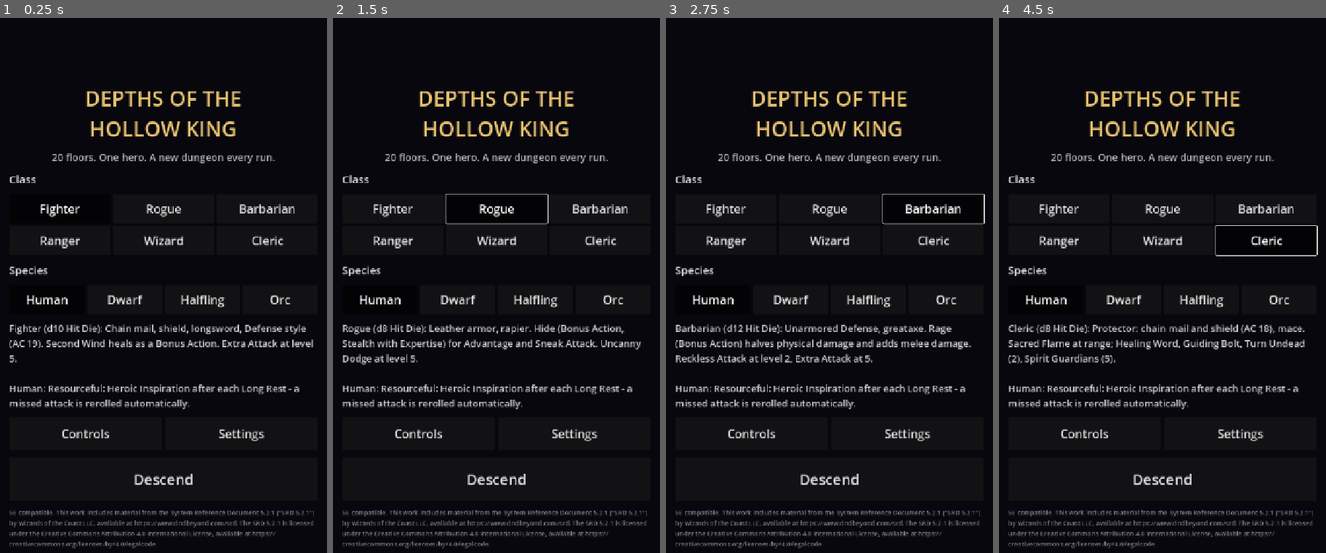
Above: before the commit, frames 1-4 (left to right).
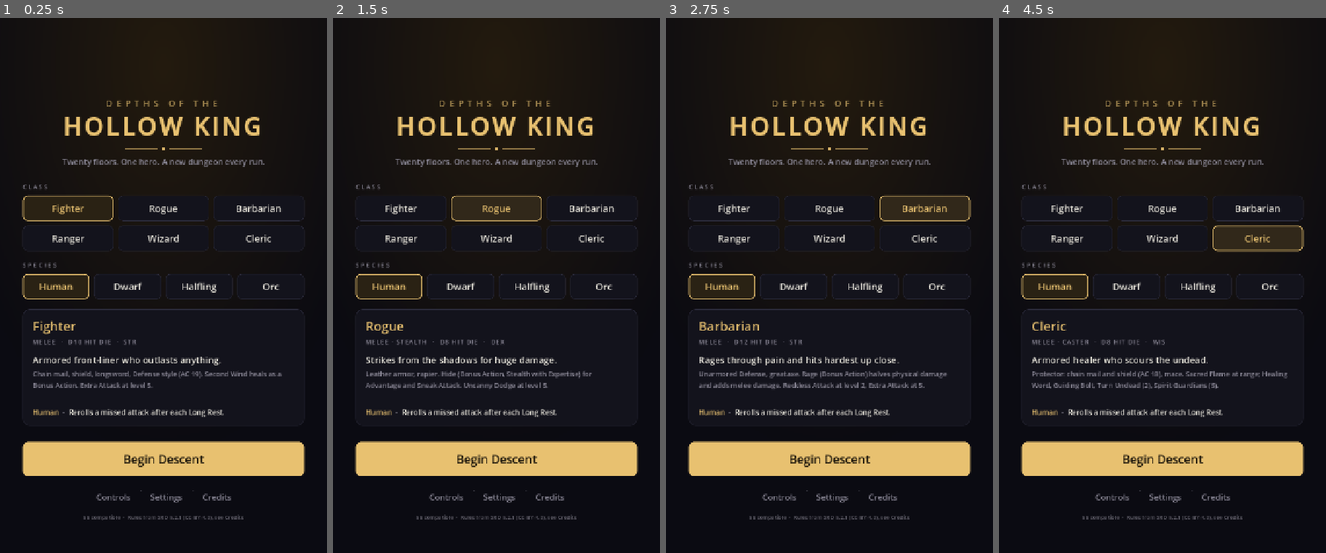
Above: after the commit, the same moments.

Repository: jlyle/hollow-king
Game: Godot game, scene res://scenes/main.tscn
Same seed, same stepped clock (60 frames per second), same inputs: the game is played once before the commit and once after it.
Inputs:
- Up to frame 1 (0.25 s): no input
- Up to frame 2 (1.5 s): click "Fighter" at 0.5 s; click "Rogue" at 1.25 s
- Up to frame 3 (2.75 s): click "Barbarian" at 2 s
- Up to frame 4 (4.5 s): click "Ranger" at 2.75 s; click "Wizard" at 3.5 s; click "Cleric" at 4.25 s

The runs differ from the first frame. In frame 1, 22% of the frame differs, in the area x 2-96%, y 0-100%; in frame 2, 23%; in frame 3, 23%, in the area x 2-98%, y 0-100%; in frame 4, 23%.

Commit message:
R-18, D-11: redesign title screen; C-04 attribution moves to Credits
- Centred 620px column; gold-accent theme (rounded buttons, gold border on selected chips)
- Spaced title with ornament, uppercase section labels, warm radial background glow
- Class card: name, role/hit die/primary line, tagline, details, species line
- One gold primary button (Begin Descent / Continue); quiet Controls · Settings · Credits links
- Full SRD 5.2.1 attribution on a new Credits screen; one-line SRD note on title
- Desktop window opens phone-shaped (540x960)
- testing.html: ST-04/05/11/48 updated, ST-57/58 added

Co-Authored-By: Claude Opus 5.5 <noreply@anthropic.com>
Claude-Session: https://claude.ai/code/session_019fFyhXu1pJcYs3JJHabAbh

Diff:
--- a/project.godot
+++ b/project.godot
@@ -15,6 +15,8 @@
 
 window/size/viewport_width=720
 window/size/viewport_height=1280
+window/size/window_width_override=540
+window/size/window_height_override=960
 window/stretch/mode="canvas_items"
 window/stretch/aspect="expand"
 window/handheld/orientation=1
--- a/scripts/game_data.gd
+++ b/scripts/game_data.gd
@@ -17,36 +17,42 @@
 ## caster: casting ability ("" = none). slots: "full" | "half" | "". ranged: default long-range attack.
 const CLASSES := {
 	"Fighter": {
+		"tagline": "Armored front-liner who outlasts anything.", "role": "Melee",
 		"hit_die": 10, "primary": "str", "attack_ability": "str", "saves": ["str", "con"],
 		"scores": {"str": 17, "dex": 13, "con": 15, "int": 10, "wis": 12, "cha": 8},
 		"weapon": "Longsword", "dice": [1, 8], "caster": "", "slots": "", "ranged": "",
 		"desc": "Chain mail, shield, longsword, Defense style (AC 19). Second Wind heals as a Bonus Action. Extra Attack at level 5.",
 	},
 	"Rogue": {
+		"tagline": "Strikes from the shadows for huge damage.", "role": "Melee · Stealth",
 		"hit_die": 8, "primary": "dex", "attack_ability": "dex", "saves": ["dex", "int"],
 		"scores": {"str": 8, "dex": 17, "con": 15, "int": 13, "wis": 12, "cha": 10},
 		"weapon": "Rapier", "dice": [1, 8], "caster": "", "slots": "", "ranged": "",
 		"desc": "Leather armor, rapier. Hide (Bonus Action, Stealth with Expertise) for Advantage and Sneak Attack. Uncanny Dodge at level 5.",
 	},
 	"Barbarian": {
+		"tagline": "Rages through pain and hits hardest up close.", "role": "Melee",
 		"hit_die": 12, "primary": "str", "attack_ability": "str", "saves": ["str", "con"],
 		"scores": {"str": 17, "dex": 13, "con": 15, "int": 8, "wis": 12, "cha": 10},
 		"weapon": "Greataxe", "dice": [1, 12], "caster": "", "slots": "", "ranged": "",
 		"desc": "Unarmored Defense, greataxe. Rage (Bonus Action) halves physical damage and adds melee damage. Reckless Attack at level 2, Extra Attack at 5.",
 	},
 	"Ranger": {
+		"tagline": "Picks foes off with a longbow and nature magic.", "role": "Ranged · Half-caster",
 		"hit_die": 10, "primary": "dex", "attack_ability": "dex", "saves": ["str", "dex"],
 		"scores": {"str": 12, "dex": 17, "con": 14, "int": 10, "wis": 14, "cha": 8},
 		"weapon": "Shortsword", "dice": [1, 6], "caster": "wis", "slots": "half", "ranged": "longbow",
 		"desc": "Studded leather, shortsword and longbow (tap a far enemy to shoot). Hunter's Mark, Ensnaring Strike, Cure Wounds. Archery at 2, Extra Attack at 5.",
 	},
 	"Wizard": {
+		"tagline": "Fragile master of explosive spells.", "role": "Ranged · Caster",
 		"hit_die": 6, "primary": "int", "attack_ability": "dex", "saves": ["int", "wis"],
 		"scores": {"str": 8, "dex": 13, "con": 15, "int": 17, "wis": 12, "cha": 10},
 		"weapon": "Dagger", "dice": [1, 4], "caster": "int", "slots": "full", "ranged": "fire_bolt",
 		"desc": "Mage Armor, dagger. Fire Bolt at range; Magic Missile, Burning Hands, Thunderwave, then Shatter (3) and Fireball (5).",
 	},
 	"Cleric": {
+		"tagline": "Armored healer who scours the undead.", "role": "Melee · Caster",
 		"hit_die": 8, "primary": "wis", "attack_ability": "str", "saves": ["wis", "cha"],
 		"scores": {"str": 13, "dex": 10, "con": 14, "int": 8, "wis": 17, "cha": 13},
 		"weapon": "Mace", "dice": [1, 6], "caster": "wis", "slots": "full", "ranged": "sacred_flame",
@@ -55,10 +61,10 @@
 }
 
 const SPECIES := {
-	"Human": {"darkvision": false, "desc": "Resourceful: Heroic Inspiration after each Long Rest - a missed attack is rerolled automatically."},
-	"Dwarf": {"darkvision": true, "desc": "Dwarven Toughness: +1 HP per level. Darkvision (see farther in the dark)."},
-	"Halfling": {"darkvision": false, "desc": "Luck: when you roll a natural 1 on an attack, reroll it."},
-	"Orc": {"darkvision": true, "desc": "Relentless Endurance: drop to 1 HP instead of 0, once per Long Rest. Darkvision."},
+	"Human": {"tagline": "Rerolls a missed attack after each Long Rest.", "darkvision": false, "desc": "Resourceful: Heroic Inspiration after each Long Rest - a missed attack is rerolled automatically."},
+	"Dwarf": {"tagline": "Extra hit points and sees in the dark.", "darkvision": true, "desc": "Dwarven Toughness: +1 HP per level. Darkvision (see farther in the dark)."},
+	"Halfling": {"tagline": "Lucky: natural 1s on attacks are rerolled.", "darkvision": false, "desc": "Luck: when you roll a natural 1 on an attack, reroll it."},
+	"Orc": {"tagline": "Shrugs off one killing blow per rest; sees in the dark.", "darkvision": true, "desc": "Relentless Endurance: drop to 1 HP instead of 0, once per Long Rest. Darkvision."},
 }
 
 ## lvl: spell level (0 = cantrip, -1 = Channel Divinity). min: character level needed.
--- a/scripts/main.gd
+++ b/scripts/main.gd
@@ -54,6 +54,14 @@
 	["Stairs", "Short Rest. Floors 5, 9, 13, 17, 20 give a Long Rest"],
 ]
 
+# --- Visual style (D-11) ---
+var c_bg := Color("0b0b12")
+var c_panel := Color("13131c")
+var c_line := Color("2a2a3a")
+var c_text := Color("e9e6dc")
+var c_muted := Color("8d8a99")
+var c_gold := Color("e8c170")
+
 var game: Game
 var chosen_class := "Fighter"
 var chosen_species := "Human"
@@ -62,7 +70,6 @@
 var game_screen: Control
 var overlay: Control
 var overlay_label: Label
-var desc_label: Label
 var status_label: Label
 var log_label: RichTextLabel
 var map_view: MapView
@@ -78,6 +85,12 @@
 var btn_help: Button
 var controls_panel: Control
 var travel_timer: Timer
+var credits_panel: Control
+var card_title: Label
+var card_meta: Label
+var card_tag: Label
+var card_desc: Label
+var card_species: RichTextLabel
 var btn_settings: Button
 var settings_panel: Control
 
@@ -95,13 +108,8 @@
 
 
 func _ready() -> void:
-	var th := Theme.new()
-	th.default_font_size = 26
-	theme = th
-	var bg := ColorRect.new()
-	bg.color = Color(0.03, 0.03, 0.05)
-	bg.set_anchors_and_offsets_preset(Control.PRESET_FULL_RECT)
-	add_child(bg)
+	theme = _make_theme()
+	add_child(_make_background())
 	_build_title()
 	_build_game()
 	_build_overlay()
@@ -110,6 +118,7 @@
 	_build_spells()
 	_build_controls()
 	_build_settings()
+	_build_credits()
 	map_view.use_tiles = settings["tiles"]
 	# Let the Android back button close the Controls screen instead of quitting.
 	get_tree().quit_on_go_back = false
@@ -148,8 +157,9 @@
 	b.toggle_mode = true
 	b.button_group = group
 	b.button_pressed = pressed
-	b.custom_minimum_size = Vector2(0, 64)
+	b.custom_minimum_size = Vector2(0, 56)
 	b.size_flags_horizontal = Control.SIZE_EXPAND_FILL
+	b.add_theme_font_size_override("font_size", 21)
 	return b
 
 
@@ -166,75 +176,122 @@
 
 
 func _build_title() -> void:
-	title_screen = _full_margin(60)
-	var v := VBoxContainer.new()
-	v.alignment = BoxContainer.ALIGNMENT_CENTER
-	v.add_theme_constant_override("separation", 16)
-	title_screen.add_child(v)
-
-	var t := _label("DEPTHS OF THE\nHOLLOW KING", 46, Color("e8c170"))
-	t.horizontal_alignment = HORIZONTAL_ALIGNMENT_CENTER
-	v.add_child(t)
-	var sub := _label("20 floors. One hero. A new dungeon every run.", 22, Color(0.7, 0.7, 0.75))
+	var root := CenterContainer.new()
+	root.set_anchors_and_offsets_preset(Control.PRESET_FULL_RECT)
+	add_child(root)
+	title_screen = root
+	var col := VBoxContainer.new()
+	col.custom_minimum_size = Vector2(620, 0)
+	col.add_theme_constant_override("separation", 0)
+	root.add_child(col)
+
+	# Title block
+	var t1 := _label("DEPTHS OF THE", 20, c_gold.darkened(0.25))
+	t1.add_theme_font_override("font", _spaced(8))
+	t1.horizontal_alignment = HORIZONTAL_ALIGNMENT_CENTER
+	col.add_child(t1)
+	var t2 := _label("HOLLOW KING", 54, c_gold)
+	t2.add_theme_font_override("font", _spaced(5, 0.5))
+	t2.horizontal_alignment = HORIZONTAL_ALIGNMENT_CENTER
+	col.add_child(t2)
+	col.add_child(_spacer(10))
+	col.add_child(_ornament())
+	col.add_child(_spacer(12))
+	var sub := _label("Twenty floors. One hero. A new dungeon every run.", 18, c_muted)
 	sub.horizontal_alignment = HORIZONTAL_ALIGNMENT_CENTER
-	v.add_child(sub)
-
-	v.add_child(_label("Class", 24, Color(0.85, 0.85, 0.9)))
-	var cls_row := GridContainer.new()
-	cls_row.columns = 3
-	cls_row.add_theme_constant_override("h_separation", 6)
-	cls_row.add_theme_constant_override("v_separation", 6)
-	v.add_child(cls_row)
+	col.add_child(sub)
+	col.add_child(_spacer(34))
+
+	# Class chips
+	col.add_child(_section_label("CLASS"))
+	col.add_child(_spacer(10))
+	var cls_grid := GridContainer.new()
+	cls_grid.columns = 3
+	cls_grid.add_theme_constant_override("h_separation", 10)
+	cls_grid.add_theme_constant_override("v_separation", 10)
+	col.add_child(cls_grid)
 	var cg := ButtonGroup.new()
 	for c in GameData.CLASSES.keys():
 		var b := _choice_button(c, cg, c == chosen_class)
 		b.pressed.connect(_on_class_pick.bind(c))
-		cls_row.add_child(b)
-
-	v.add_child(_label("Species", 24, Color(0.85, 0.85, 0.9)))
+		cls_grid.add_child(b)
+	col.add_child(_spacer(22))
+
+	# Species chips
+	col.add_child(_section_label("SPECIES"))
+	col.add_child(_spacer(10))
 	var sp_row := HBoxContainer.new()
-	v.add_child(sp_row)
+	sp_row.add_theme_constant_override("separation", 10)
+	col.add_child(sp_row)
 	var sg := ButtonGroup.new()
-	for s in GameData.SPECIES.keys():
-		var b := _choice_button(s, sg, s == chosen_species)
-		b.pressed.connect(_on_species_pick.bind(s))
+	for sname in GameData.SPECIES.keys():
+		var b := _choice_button(sname, sg, sname == chosen_species)
+		b.pressed.connect(_on_species_pick.bind(sname))
 		sp_row.add_child(b)
-
-	desc_label = _label("", 21, Color(0.8, 0.8, 0.85))
-	desc_label.custom_minimum_size = Vector2(0, 150)
-	v.add_child(desc_label)
-
-	var ctl := Button.new()
-	ctl.text = "Controls"
-	ctl.custom_minimum_size = Vector2(0, 72)
-	ctl.pressed.connect(_show_controls)
-	ctl.size_flags_horizontal = Control.SIZE_EXPAND_FILL
-	var title_btns := HBoxContainer.new()
-	title_btns.add_theme_constant_override("separation", 8)
-	v.add_child(title_btns)
-	title_btns.add_child(ctl)
-	var st := Button.new()
-	st.text = "Settings"
-	st.custom_minimum_size = Vector2(0, 72)
-	st.size_flags_horizontal = Control.SIZE_EXPAND_FILL
-	st.pressed.connect(_show_settings)
-	title_btns.add_child(st)
-
+	col.add_child(_spacer(22))
+
+	# Class card
+	var card := PanelContainer.new()
+	card.add_theme_stylebox_override("panel", _box(c_panel, c_line, 1, 14, 22, 18))
+	card.custom_minimum_size = Vector2(0, 236)
+	col.add_child(card)
+	var cv := VBoxContainer.new()
+	cv.add_theme_constant_override("separation", 6)
+	card.add_child(cv)
+	card_title = _label("", 28, c_gold)
+	cv.add_child(card_title)
+	card_meta = _label("", 13, c_muted)
+	card_meta.add_theme_font_override("font", _spaced(2))
+	cv.add_child(card_meta)
+	cv.add_child(_spacer(4))
+	card_tag = _label("", 20, c_text)
+	cv.add_child(card_tag)
+	card_desc = _label("", 15, c_muted)
+	cv.add_child(card_desc)
+	cv.add_child(_spacer(6))
+	var rule := ColorRect.new()
+	rule.color = c_line
+	rule.custom_minimum_size = Vector2(0, 1)
+	cv.add_child(rule)
+	cv.add_child(_spacer(6))
+	card_species = RichTextLabel.new()
+	card_species.bbcode_enabled = true
+	card_species.fit_content = true
+	card_species.scroll_active = false
+	card_species.add_theme_font_size_override("normal_font_size", 16)
+	card_species.add_theme_color_override("default_color", c_text)
+	cv.add_child(card_species)
+	col.add_child(_spacer(26))
+
+	# Primary actions
 	btn_continue = Button.new()
-	btn_continue.custom_minimum_size = Vector2(0, 96)
-	btn_continue.add_theme_font_size_override("font_size", 28)
-	btn_continue.add_theme_color_override("font_color", Color("7fc2ff"))
+	btn_continue.custom_minimum_size = Vector2(0, 76)
+	btn_continue.add_theme_font_size_override("font_size", 24)
 	btn_continue.pressed.connect(_on_continue)
-	v.add_child(btn_continue)
-
+	col.add_child(btn_continue)
+	col.add_child(_spacer(10))
 	btn_start = Button.new()
-	btn_start.custom_minimum_size = Vector2(0, 96)
-	btn_start.add_theme_font_size_override("font_size", 32)
+	btn_start.custom_minimum_size = Vector2(0, 76)
+	btn_start.add_theme_font_size_override("font_size", 26)
 	btn_start.pressed.connect(_on_start)
-	v.add_child(btn_start)
-
-	var credits := _label("5E compatible. " + ATTRIBUTION, 14, Color(0.5, 0.5, 0.55))
-	v.add_child(credits)
+	col.add_child(btn_start)
+	col.add_child(_spacer(18))
+
+	# Quiet links
+	var links := HBoxContainer.new()
+	links.alignment = BoxContainer.ALIGNMENT_CENTER
+	links.add_theme_constant_override("separation", 6)
+	col.add_child(links)
+	var first := true
+	for pair in [["Controls", _show_controls], ["Settings", _show_settings], ["Credits", _show_credits]]:
+		if not first:
+			links.add_child(_label("·", 18, c_line.lightened(0.3)))
+		first = false
+		links.add_child(_link_button(pair[0], pair[1]))
+	col.add_child(_spacer(8))
+	var foot := _label("5E compatible  ·  Rules from SRD 5.2.1 (CC-BY-4.0), see Credits", 12, c_muted.darkened(0.25))
+	foot.horizontal_alignment = HORIZONTAL_ALIGNMENT_CENTER
+	col.add_child(foot)
 
 
 func _build_game() -> void:
@@ -381,6 +438,8 @@
 			_hide_spells()
 		elif settings_panel and settings_panel.visible:
 			settings_panel.hide()
+		elif credits_panel and credits_panel.visible:
+			credits_panel.hide()
 		elif game_screen and game_screen.visible and not (game and game.over):
 			_show_controls()  # back button = pause screen, not an accidental quit
 		else:
@@ -398,11 +457,14 @@
 	var saved := Game.read_save()
 	btn_continue.visible = not saved.is_empty()
 	if saved.is_empty():
-		btn_start.text = "Descend"
+		btn_start.text = "Begin Descent"
+		_style_primary(btn_start, true)
 	else:
 		var sh: Dictionary = saved["hero"]
-		btn_continue.text = "Continue - Floor %d, Lv %d %s" % [saved["floor_num"], sh["level"], sh["cls"]]
-		btn_start.text = "New Run (replaces saved run)"
+		btn_continue.text = "Continue  -  Floor %d, Lv %d %s" % [saved["floor_num"], sh["level"], sh["cls"]]
+		_style_primary(btn_continue, true)
+		btn_start.text = "New Run  (replaces saved run)"
+		_style_primary(btn_start, false)
 
 
 func _on_class_pick(c: String) -> void:
@@ -417,8 +479,12 @@
 
 func _update_desc() -> void:
 	var c: Dictionary = GameData.CLASSES[chosen_class]
-	var s: Dictionary = GameData.SPECIES[chosen_species]
-	desc_label.text = "%s (d%d Hit Die): %s\n\n%s: %s" % [chosen_class, c["hit_die"], c["desc"], chosen_species, s["desc"]]
+	var sp: Dictionary = GameData.SPECIES[chosen_species]
+	card_title.text = chosen_class
+	card_meta.text = "%s  ·  D%d HIT DIE  ·  %s" % [String(c["role"]).to_upper(), c["hit_die"], String(c["primary"]).to_upper()]
+	card_tag.text = c["tagline"]
+	card_desc.text = c["desc"]
+	card_species.text = "[color=#e8c170]%s[/color]  [color=#8d8a99]-[/color]  %s" % [chosen_species, sp["tagline"]]
 
 
 func _on_start() -> void:
@@ -574,6 +640,11 @@
 	if controls_panel.visible:
 		if key.keycode in [KEY_ESCAPE, KEY_ENTER, KEY_KP_ENTER, KEY_SPACE]:
 			_hide_controls()
+		get_viewport().set_input_as_handled()
+		return
+	if credits_panel.visible:
+		if key.keycode == KEY_ESCAPE:
+			credits_panel.hide()
 		get_viewport().set_input_as_handled()
 		return
 	if settings_panel.visible:
@@ -867,3 +938,163 @@
 		"haptics":
 			if pressed:
 				_buzz("crit")
+
+
+# --- Visual style helpers (D-11) -------------------------------------------------------
+
+func _box(bg: Color, border: Color, bw: int, radius: int = 10, px: int = 16, py: int = 10) -> StyleBoxFlat:
+	var sb := StyleBoxFlat.new()
+	sb.bg_color = bg
+	sb.border_color = border
+	sb.set_border_width_all(bw)
+	sb.set_corner_radius_all(radius)
+	sb.content_margin_left = px
+	sb.content_margin_right = px
+	sb.content_margin_top = py
+	sb.content_margin_bottom = py
+	sb.anti_aliasing = true
+	return sb
+
+
+func _make_theme() -> Theme:
+	var th := Theme.new()
+	th.default_font_size = 24
+	th.set_stylebox("normal", "Button", _box(c_panel, c_line, 1))
+	th.set_stylebox("hover", "Button", _box(c_panel.lightened(0.04), c_line.lightened(0.3), 1))
+	th.set_stylebox("pressed", "Button", _box(Color("2a2214"), c_gold, 2))
+	th.set_stylebox("hover_pressed", "Button", _box(Color("31281a"), c_gold, 2))
+	th.set_stylebox("disabled", "Button", _box(c_panel.darkened(0.35), c_line.darkened(0.3), 1))
+	th.set_stylebox("focus", "Button", StyleBoxEmpty.new())
+	th.set_color("font_color", "Button", c_text)
+	th.set_color("font_hover_color", "Button", Color.WHITE)
+	th.set_color("font_pressed_color", "Button", c_gold)
+	th.set_color("font_hover_pressed_color", "Button", c_gold)
+	th.set_color("font_focus_color", "Button", c_text)
+	th.set_color("font_disabled_color", "Button", c_muted.darkened(0.35))
+	return th
+
+
+## Dark background with a faint warm glow near the top.
+func _make_background() -> TextureRect:
+	var g := Gradient.new()
+	g.set_color(0, Color(0.14, 0.105, 0.055))
+	g.set_color(1, c_bg)
+	var gt := GradientTexture2D.new()
+	gt.gradient = g
+	gt.fill = GradientTexture2D.FILL_RADIAL
+	gt.fill_from = Vector2(0.5, 0.08)
+	gt.fill_to = Vector2(0.5, 0.75)
+	gt.width = 256
+	gt.height = 256
+	var bg := TextureRect.new()
+	bg.texture = gt
+	bg.expand_mode = TextureRect.EXPAND_IGNORE_SIZE
+	bg.stretch_mode = TextureRect.STRETCH_SCALE
+	bg.set_anchors_and_offsets_preset(Control.PRESET_FULL_RECT)
+	bg.mouse_filter = Control.MOUSE_FILTER_IGNORE
+	return bg
+
+
+func _spaced(spacing: int, bold: float = 0.0) -> FontVariation:
+	var fv := FontVariation.new()
+	fv.base_font = ThemeDB.fallback_font
+	fv.spacing_glyph = spacing
+	fv.variation_embolden = bold
+	return fv
+
+
+func _section_label(text: String) -> Label:
+	var l := _label(text, 13, c_muted)
+	l.add_theme_font_override("font", _spaced(4))
+	return l
+
+
+func _spacer(height: int) -> Control:
+	var c := Control.new()
+	c.custom_minimum_size = Vector2(0, height)
+	c.mouse_filter = Control.MOUSE_FILTER_IGNORE
+	return c
+
+
+## Thin gold line - dot - line, centred under the title.
+func _ornament() -> HBoxContainer:
+	var row := HBoxContainer.new()
+	row.alignment = BoxContainer.ALIGNMENT_CENTER
+	row.add_theme_constant_override("separation", 10)
+	for w in [70, 6, 70]:
+		var r := ColorRect.new()
+		r.color = Color(c_gold, 0.55 if w > 6 else 0.9)
+		r.custom_minimum_size = Vector2(w, 2 if w > 6 else 6)
+		r.size_flags_vertical = Control.SIZE_SHRINK_CENTER
+		row.add_child(r)
+	return row
+
+
+func _link_button(text: String, cb: Callable) -> Button:
+	var b := Button.new()
+	b.text = text
+	b.flat = true
+	b.add_theme_font_size_override("font_size", 18)
+	b.add_theme_color_override("font_color", c_muted)
+	b.add_theme_color_override("font_hover_color", c_gold)
+	b.add_theme_color_override("font_pressed_color", c_gold)
+	b.pressed.connect(cb)
+	return b
+
+
+## Gold filled button for the main action on a screen (or reset to the normal style).
+func _style_primary(b: Button, on: bool) -> void:
+	for st in ["normal", "hover", "pressed", "hover_pressed"]:
+		b.remove_theme_stylebox_override(st)
+	for fc in ["font_color", "font_hover_color", "font_pressed_color", "font_hover_pressed_color"]:
+		b.remove_theme_color_override(fc)
+	if not on:
+		return
+	b.add_theme_stylebox_override("normal", _box(c_gold, c_gold, 0, 12))
+	b.add_theme_stylebox_override("hover", _box(c_gold.lightened(0.12), c_gold.lightened(0.12), 0, 12))
+	b.add_theme_stylebox_override("pressed", _box(c_gold.darkened(0.15), c_gold.darkened(0.15), 0, 12))
+	b.add_theme_stylebox_override("hover_pressed", _box(c_gold.darkened(0.1), c_gold.darkened(0.1), 0, 12))
+	for fc in ["font_color", "font_hover_color", "font_pressed_color", "font_hover_pressed_color"]:
+		b.add_theme_color_override(fc, Color("1a140a"))
+
+
+# --- Credits (C-04) ---------------------------------------------------------------------
+
+func _build_credits() -> void:
+	var panel := ColorRect.new()
+	panel.color = Color(c_bg, 0.97)
+	panel.set_anchors_and_offsets_preset(Control.PRESET_FULL_RECT)
+	panel.mouse_filter = Control.MOUSE_FILTER_STOP
+	add_child(panel)
+	credits_panel = panel
+	var cc := CenterContainer.new()
+	cc.set_anchors_and_offsets_preset(Control.PRESET_FULL_RECT)
+	panel.add_child(cc)
+	var v := VBoxContainer.new()
+	v.custom_minimum_size = Vector2(600, 0)
+	v.add_theme_constant_override("separation", 14)
+	cc.add_child(v)
+	var title := _label("CREDITS", 34, c_gold)
+	title.add_theme_font_override("font", _spaced(6))
+	title.horizontal_alignment = HORIZONTAL_ALIGNMENT_CENTER
+	v.add_child(title)
+	v.add_child(_ornament())
+	v.add_child(_spacer(8))
+	for pair in [
+		["GAME", "Depths of the Hollow King. Design: Jim (jlyle). Built with Godot Engine."],
+		["ART & SOUND", "Original tiles and sound effects, generated by the scripts in tools/."],
+		["RULES", "5E compatible. " + ATTRIBUTION],
+	]:
+		v.add_child(_section_label(pair[0]))
+		v.add_child(_label(pair[1], 17, c_text))
+		v.add_child(_spacer(6))
+	var close := Button.new()
+	close.text = "Close"
+	close.custom_minimum_size = Vector2(0, 72)
+	close.pressed.connect(credits_panel.hide)
+	v.add_child(close)
+	panel.hide()
+
+
+func _show_credits() -> void:
+	credits_panel.show()
Not shown, changed: claude-requirements.md
